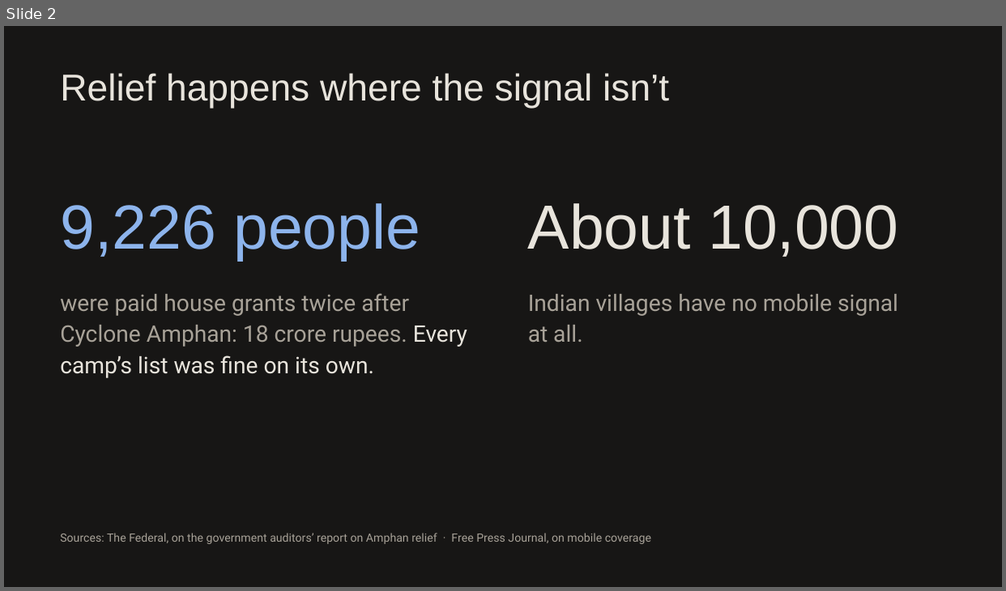
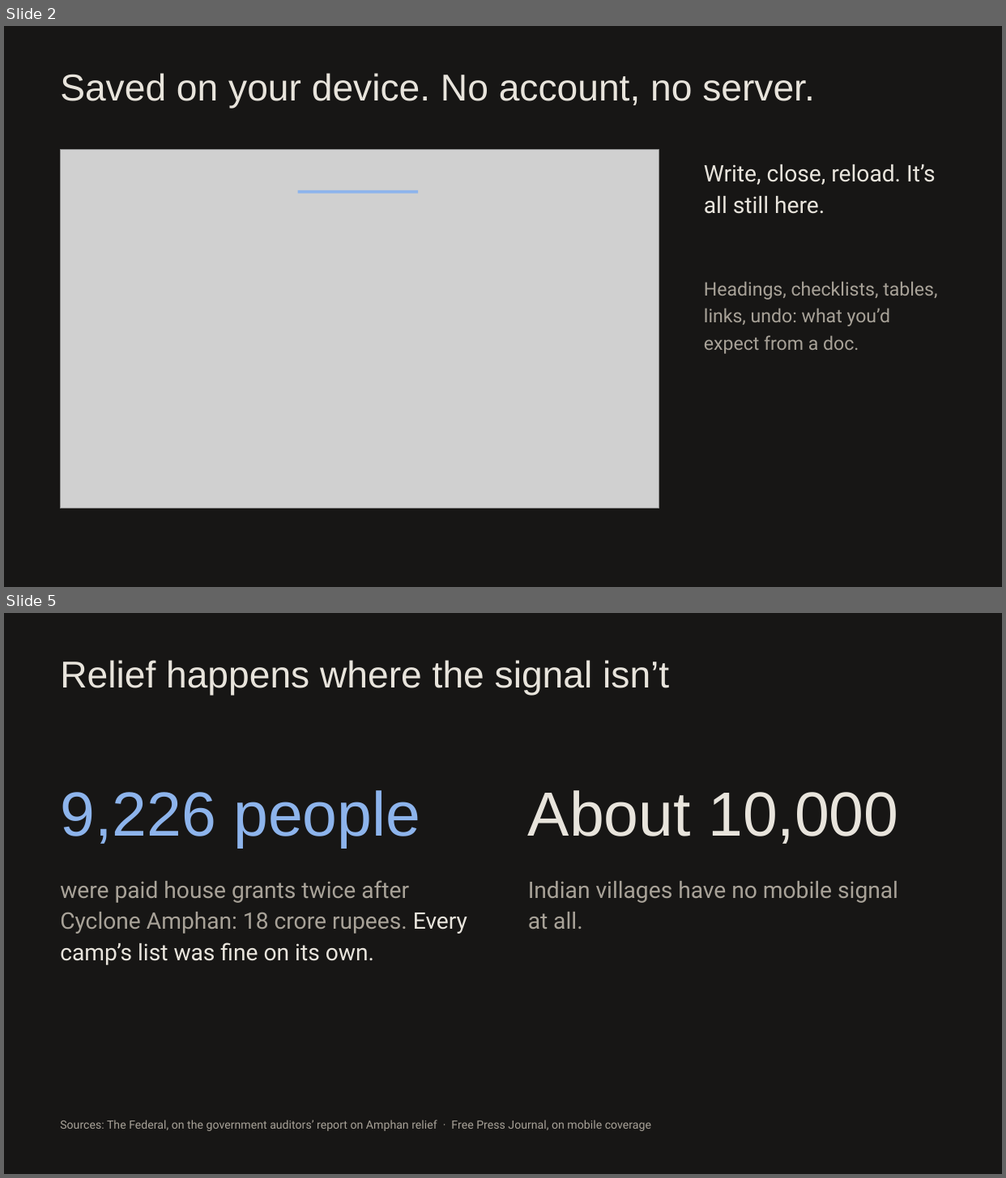
Before and after one commit to ranvir7123/phir-milenge, a slide deck: docs/handin/pitch-deck.pptx. Shown one above the other, each under a label of ours: slide 2 before the commit, slides 2 and 5 after it; the slides between them are not shown. The pictures are 1006x591 and 1006x1178 pixels, drawn with LibreOffice and Linux fonts; fonts in the diff are those of the drawing; grey boxes stand for pictures. Boxes give left, top, right and bottom in pixels: in the first picture for what was removed or moved away, otherwise in the second. Text is boxed around its words. In the diff, an @@ line names an element or a change of style, - is before the commit and + after.

```diff
--- a/docs/handin/pitch-deck.pptx
+++ b/docs/handin/pitch-deck.pptx
@@ slide 2 added at box(4, 26, 1002, 587), background #171615 @@
@@ text added at box(60, 73, 815, 109), 36 pt, text #E8E4DC @@
+Saved on your device. No account, no server.
@@ picture added at box(60, 149, 659, 509) @@
@@ text added at box(704, 165, 936, 214), 22 pt, text #E8E4DC @@
+Write, close, reload. It’s all still here.
@@ line added from (298, 192) to (418, 192), #8DB4EC 3 pt @@
@@ text added at box(704, 281, 937, 354), 18 pt, text #A8A298 @@
+Headings, checklists, tables, links, undo: what you’d expect from a doc.
@@ what was slide 2 is now slide 5 @@
```
Also in this commit, not shown: 4 slides changed, 1 other slide added, 1 slide removed, 9 other files.
